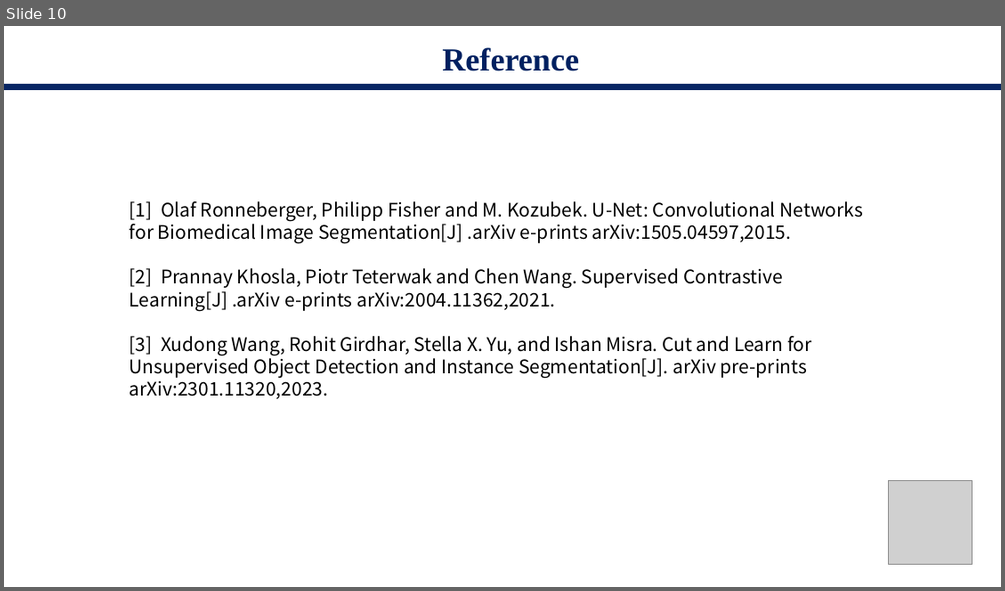
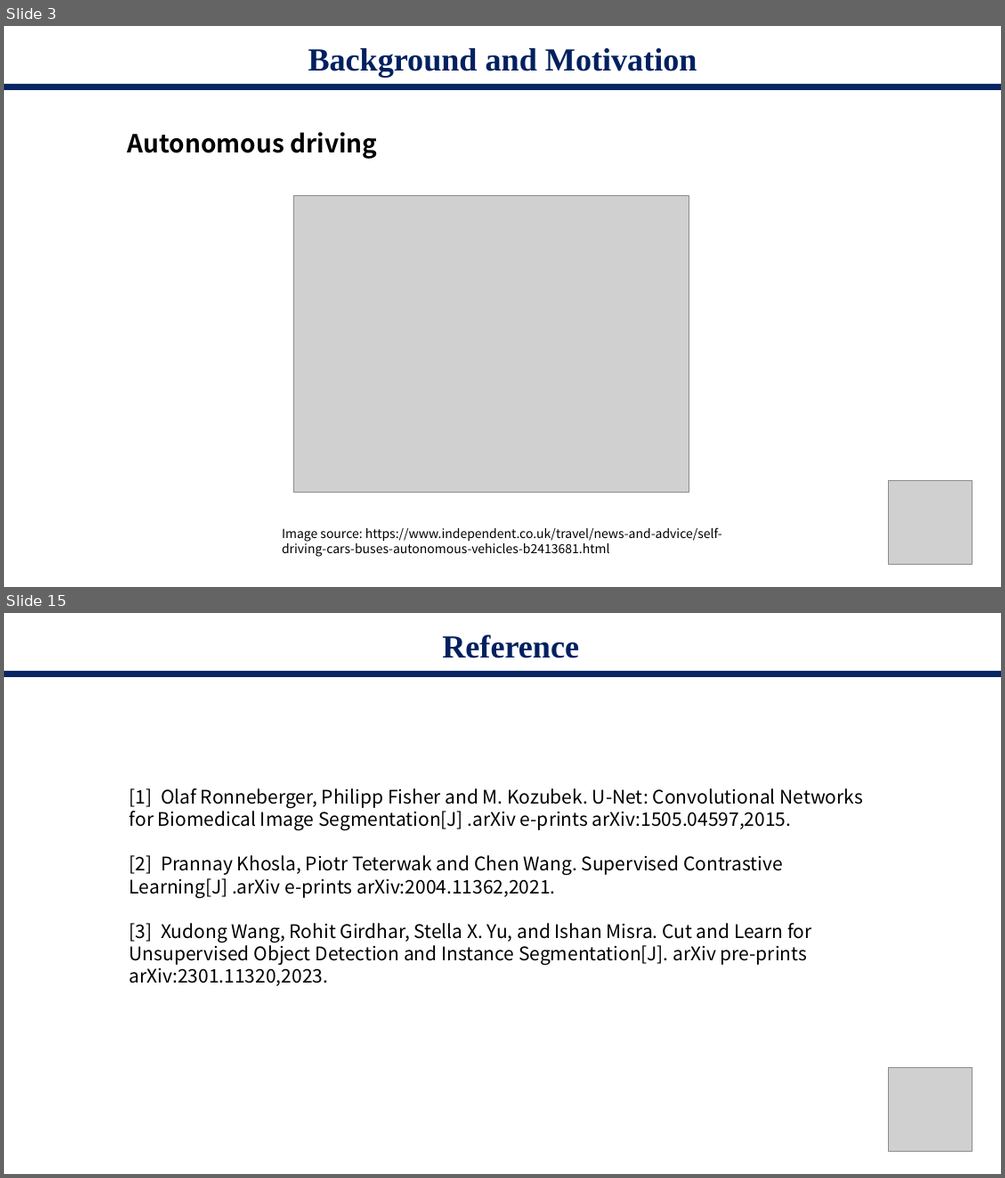
Before and after one commit to starga2er777/CS405_Project_SUSTech, a slide deck: proposal.pptx. Shown one above the other, each under a label of ours: slide 10 before the commit, slides 3 and 15 after it; the slides between them are not shown. The pictures are 1005x591 and 1005x1178 pixels, drawn with LibreOffice and Linux fonts; fonts in the diff are those of the drawing; grey boxes stand for pictures. Boxes give left, top, right and bottom in pixels: in the first picture for what was removed or moved away, otherwise in the second. Text is boxed around its words. In the diff, an @@ line names an element or a change of style, - is before the commit and + after.

```diff
--- a/proposal.pptx
+++ b/proposal.pptx
@@ slide 3 added at box(4, 26, 1001, 587), background #FFFFFF @@
@@ title added at box(308, 48, 697, 77), 31 pt, text #002060, bold @@
+Background and Motivation
@@ rectangle added at box(4, 84, 1001, 89), fill #002060 at 97% opacity @@
@@ text added at box(128, 132, 377, 159), 24 pt, text #000000, bold @@
+Autonomous driving
@@ picture added at box(293, 195, 688, 491) @@
@@ picture added at box(888, 481, 971, 564) @@
@@ text added at box(282, 527, 722, 556), 12 pt, text #000000 @@
+Image source: https://www.independent.co.uk/travel/news-and-advice/self-driving-cars-buses-autonomous-vehicles-b2413681.html
@@ what was slide 10 is now slide 15 @@
```
Also in this commit, not shown: 7 slides changed, 7 other slides added, 3 slides removed, 2 other files.
